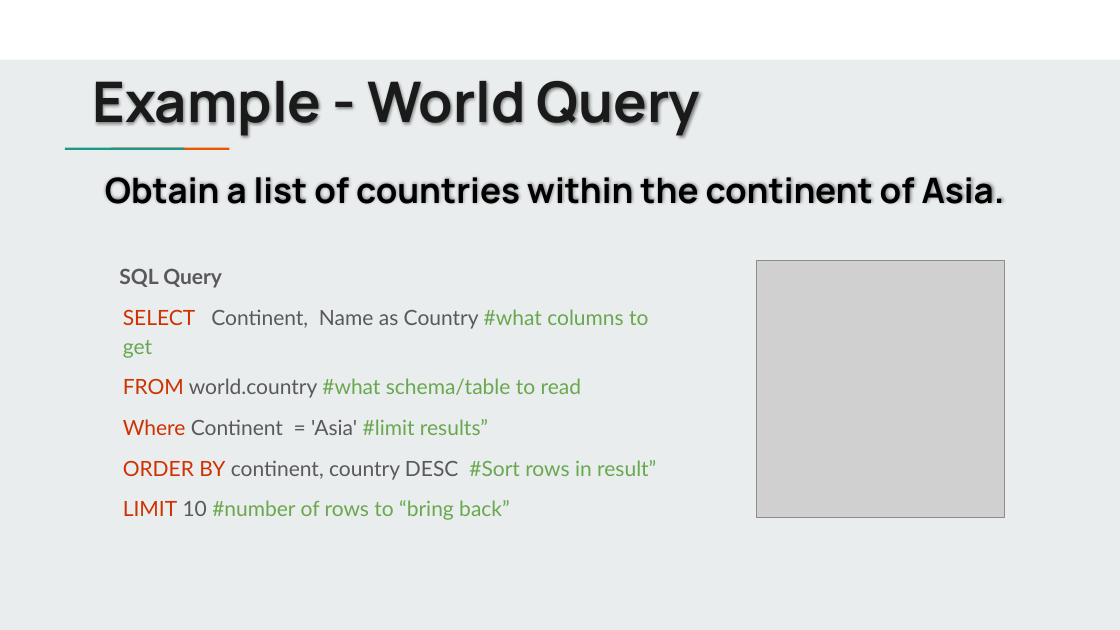
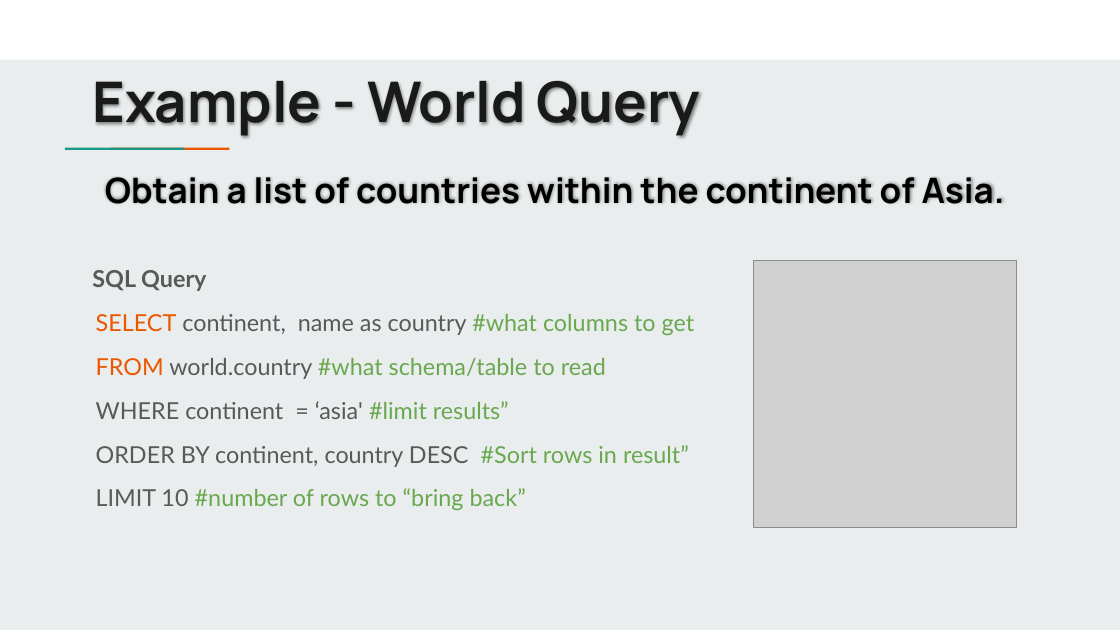
Before and after one commit to jbergmann56/OSDA-DataManipulationAndManagement, a slide deck: slide 14 of Lectures/(1) Data Manipulation - Basics.pptx (slide 17 before the commit). Drawn at 1120x630 pixels with LibreOffice and Linux fonts; fonts in the diff are those of the drawing; grey boxes stand for pictures. Boxes give left, top, right and bottom in pixels: in the first picture for what was removed or moved away, otherwise in the second. Text is boxed around its words. In the diff, an @@ line names an element or a change of style, - is before the commit and + after.

```diff
--- a/Lectures/(1) Data Manipulation - Basics.pptx
+++ b/Lectures/(1) Data Manipulation - Basics.pptx
@@ text "SQL Query": place and size @@
-text "SQL Query" at [119,268,656,520]
+text "SQL Query" at [92,270,695,510]
@@ picture: place and size @@
-picture at [756,261,1004,518]
+picture at [754,261,1017,528]
@@ text at [92,270,689,510]: size 18 to 20 pt in "SQL Query", "FROM world.country #what schema/table to read", "ORDER BY continent, country DESC #Sort rows ...", "LIMIT 10 #number of rows to “bring ..."; text colour #D03100 to #EB5600 in "FROM"; text colour #D03100 to #595959 in "ORDER BY", "LIMIT" @@
@@ text at [96,314,695,335]: text changed; size 18 to 20 pt @@
-SELECT Continent, Name as Country #what columns to get
+SELECT continent, name as country #what columns to get
@@ text at [96,401,509,419]: text changed; size 18 to 20 pt @@
-Where Continent = 'Asia' #limit results”
+WHERE continent = ‘asia' #limit results”
```
Also in this commit, not shown: 2 other slides changed, 2 slides added, 11 slides removed, 2 other files.
